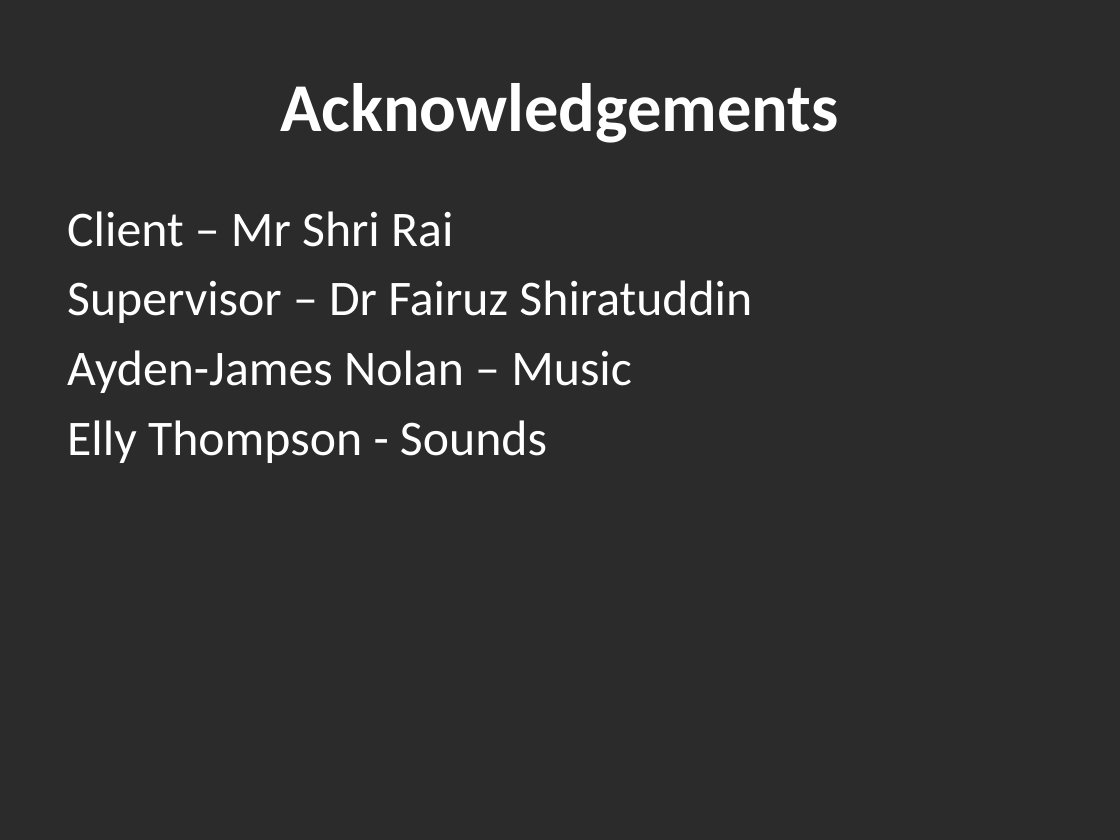
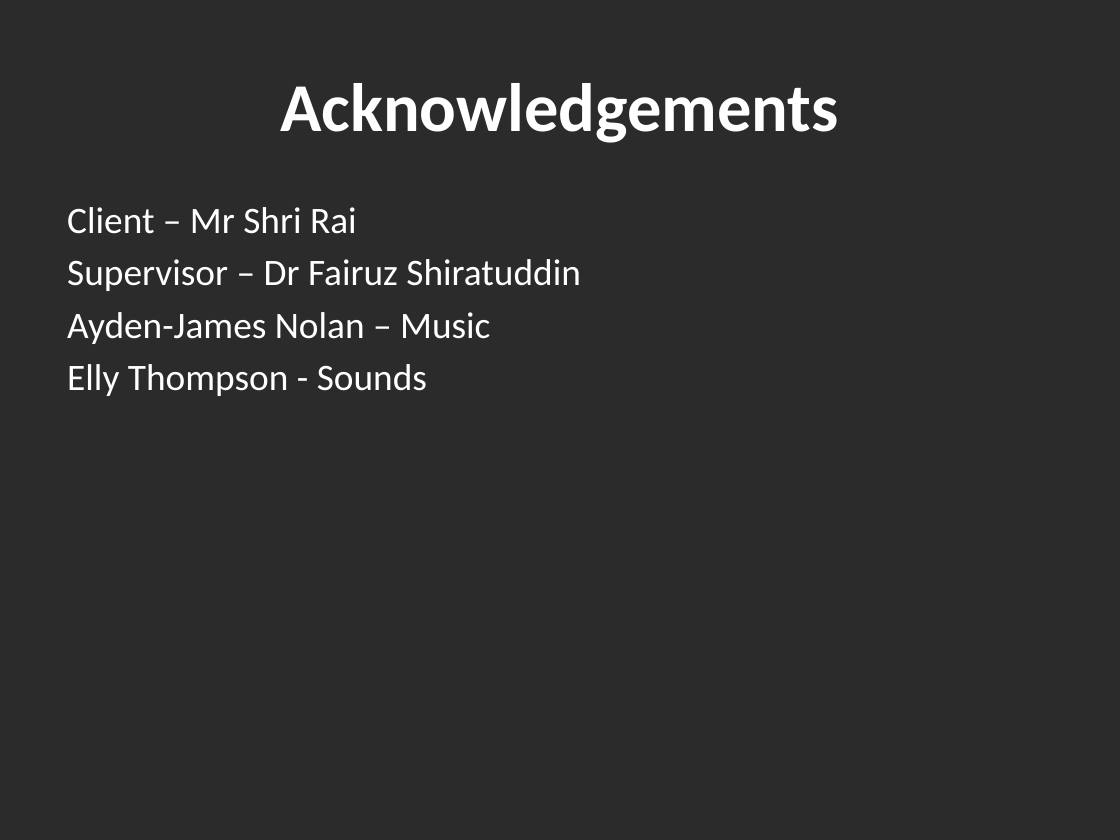
Before and after one commit to Hankli/VirtualEnvironments-Project, a slide deck: slide 17 of Documents/Presentations/Final Presentation v2.pptx. Drawn at 1120x840 pixels with LibreOffice and Linux fonts; fonts in the diff are those of the drawing; background and template pictures are left out; a plain dark background stands for a picture behind light text. Boxes give left, top, right and bottom in pixels: in the first picture for what was removed or moved away, otherwise in the second. Text is boxed around its words. In the diff, an @@ line names an element or a change of style, - is before the commit and + after.

```diff
--- a/Documents/Presentations/Final Presentation v2.pptx
+++ b/Documents/Presentations/Final Presentation v2.pptx
@@ text "Client – Mr Shri Rai" at [67, 207, 581, 396]: size 32 to 24 pt; less space between paragraphs @@
```
Also in this commit, not shown: 16 other slides changed, 7 other files.
